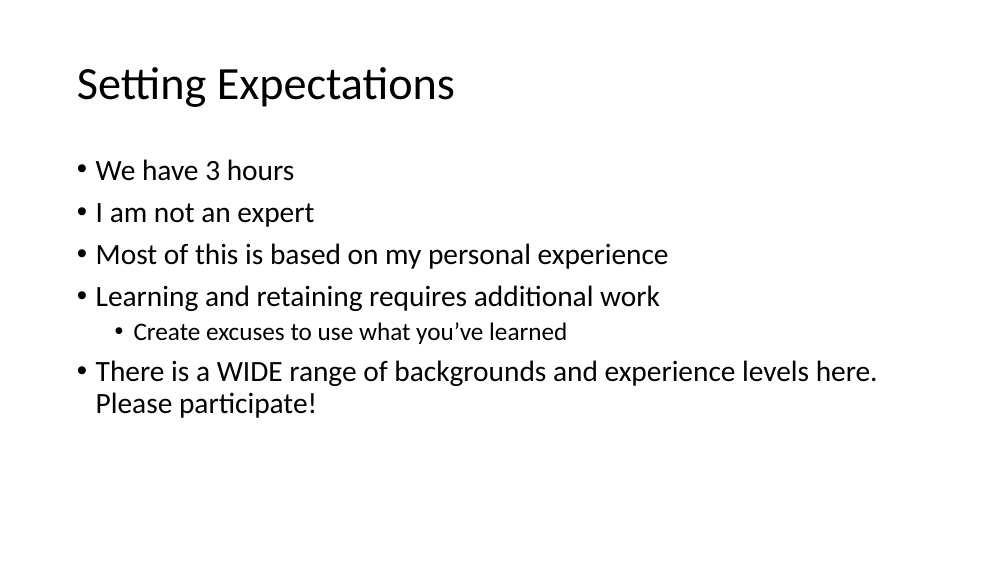
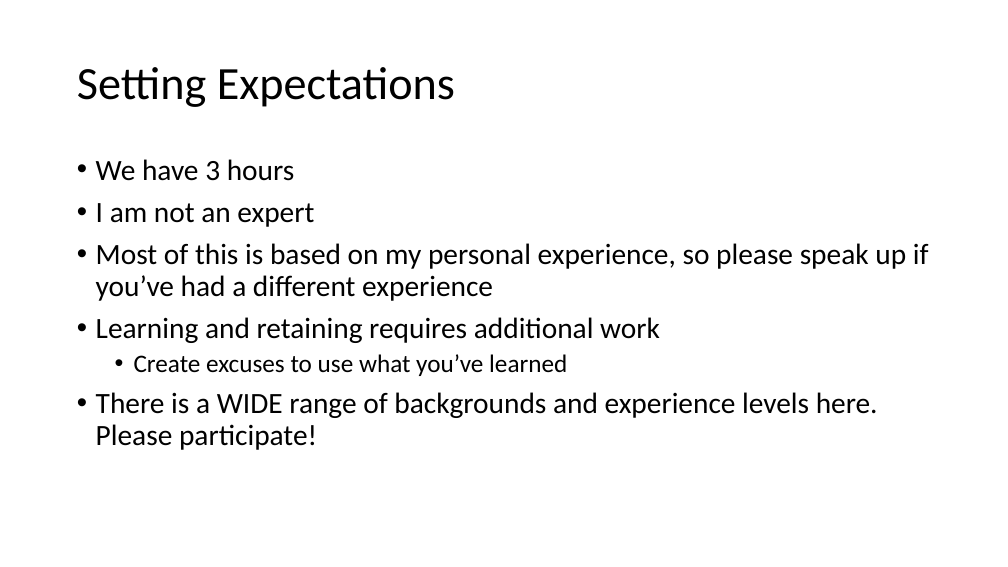
Before and after one commit to LimnoTech/Python-Data-Analysis-Course, a slide deck: slide 4 of Day1/IntroToPython/IntroToPython.pptx (slide 3 before the commit). Drawn at 1008x567 pixels with LibreOffice and Linux fonts; fonts in the diff are those of the drawing. Boxes give left, top, right and bottom in pixels: in the first picture for what was removed or moved away, otherwise in the second. Text is boxed around its words. In the diff, an @@ line names an element or a change of style, - is before the commit and + after.

```diff
--- a/Day1/IntroToPython/IntroToPython.pptx
+++ b/Day1/IntroToPython/IntroToPython.pptx
@@ text at <box>96,243,929,301</box>: text changed @@
-• Most of this is based on my personal experience
+• Most of this is based on my personal experience, so please speak up if you’ve had a different experience
```
Also in this commit, not shown: 8 other slides changed, 1 slide added, 2 other files.
